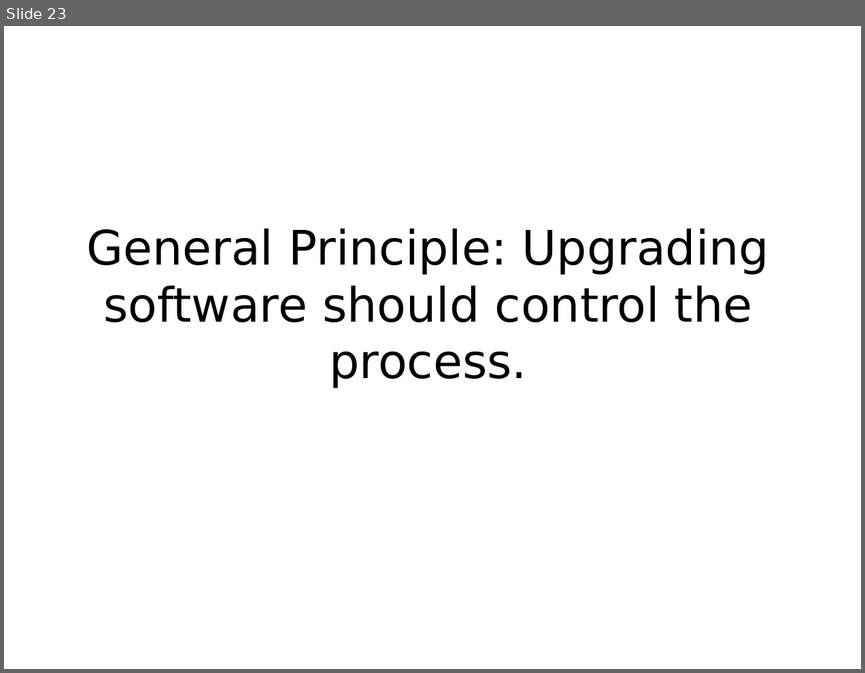
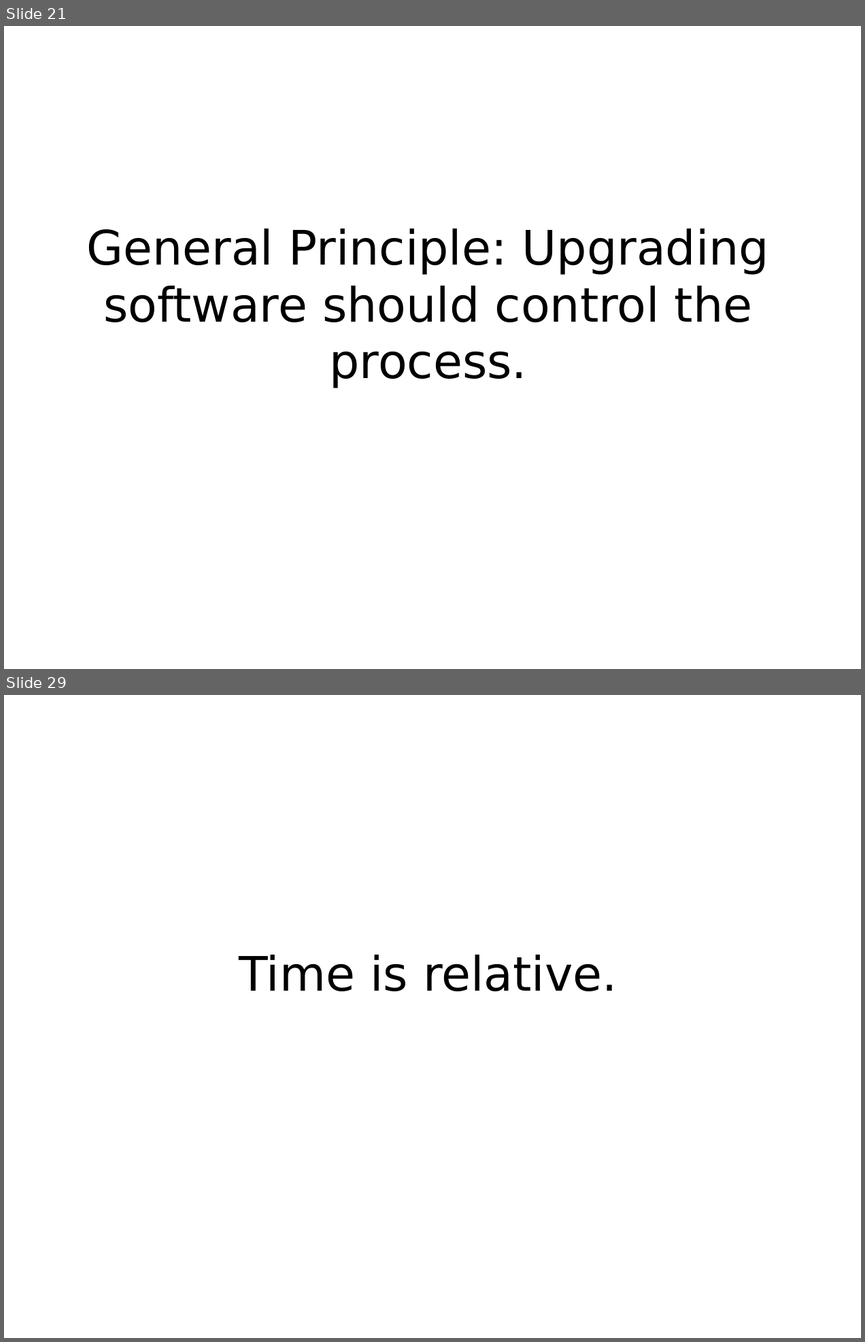
Before and after one commit to mkohler/embedded_python_presentation, a slide deck: embedded_python.odp. Shown one above the other, each under a label of ours: slide 23 before the commit, slides 21 and 29 after it; the slides between them are not shown. The pictures are 865x673 and 865x1342 pixels, drawn with LibreOffice and Linux fonts; fonts in the diff are those of the drawing. Boxes give left, top, right and bottom in pixels: in the first picture for what was removed or moved away, otherwise in the second. Text is boxed around its words. In the diff, an @@ line names an element or a change of style, - is before the commit and + after.

```diff
--- a/embedded_python.odp
+++ b/embedded_python.odp
@@ slide 29 added at <box>4,695,861,1338</box>, background #FFFFFF @@
@@ title added at <box>239,955,617,991</box>, 44 pt, text #000000 @@
+Time is relative.
@@ what was slide 23 is now slide 21 @@
```
Also in this commit, not shown: 1 slide changed, 8 other slides added, 6 slides removed.
